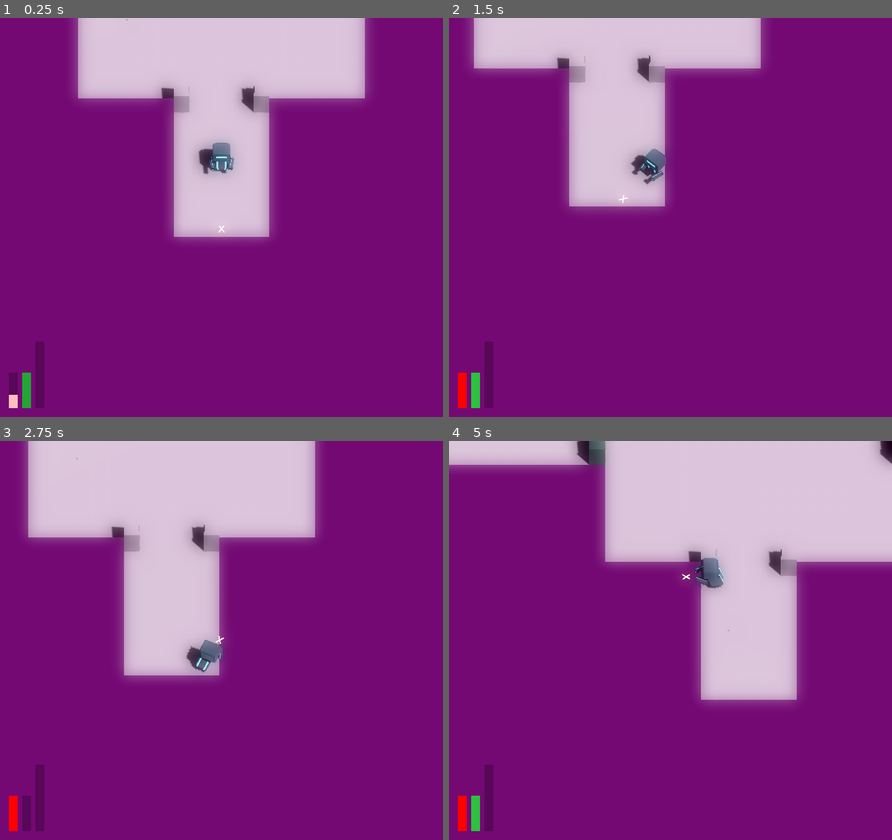
Above: before the commit, frames 1-4 (two rows, left to right).
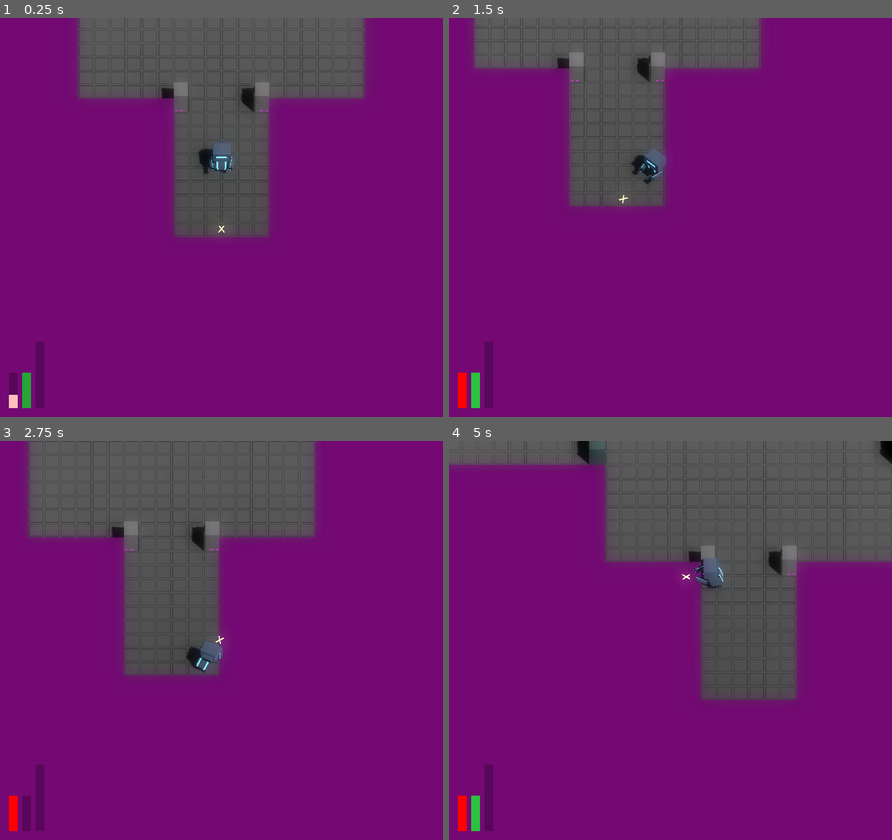
Above: after the commit, the same moments.

Repository: JackEvans24/bullet-absorb
Game: Godot game, scene res://scenes/main.tscn
The game is run twice, just before and just after one commit, with the same random seed, the same clock (stepped at 60 frames per second) and the same inputs.
Inputs (mouse positions are in pixels of both pictures, inside the frame that each line leads up to):
- Up to frame 1 (0.25 s): no input
- Up to frame 2 (1.5 s): move the mouse to (767, 197) at 0.52 s; hold D (move_right) 0.53-1.28 s; hold Ctrl (absorb) 0.53-1.28 s; move the mouse to (581, 237) at 1.27 s; hold S (move_back) from 1.28 s (still down); tap Ctrl (absorb) at 1.35 s
- Up to frame 3 (2.75 s): move the mouse to (265, 552) at 2.02 s; release S (move_back) at 2.03 s; hold D (move_right) from 2.03 s (still down); hold Ctrl (absorb) from 2.03 s (still down); tap Space (dash) at 2.1 s
- Up to frame 4 (5 s): move the mouse to (648, 720) at 2.77 s; release D (move_right) at 2.78 s; release Ctrl (absorb) at 2.78 s; hold W (move_forward) 2.78-3.53 s; click (648, 720) at 2.85 s; tap Ctrl (absorb) at 3.05, 4.35 s; move the mouse to (803, 700) at 3.52 s; hold Ctrl (absorb) 3.53-4.28 s; hold A (move_left) from 3.53 s (still down); move the mouse to (537, 580) at 4.27 s

The runs differ from the first frame. In frame 1, 21% of the frame differs, in the area x 17-83%, y 0-56%; in frame 2, 16%; in frame 3, 24%; in frame 4, 30%, in the area x 0-100%, y 0-66%.

Commit message:
refactor: add single save feature check for easy override

Diff:
--- a/scripts/save/save_game.gd
+++ b/scripts/save/save_game.gd
@@ -7,7 +7,7 @@
 var data := SaveGameData.new()
 
 func save():
-	if not OS.has_feature(GameFeatures.SAVE_SYSTEM):
+	if not has_save_system():
 		return
 
 	var save_file = FileAccess.open(SAVE_FILE_PATH, FileAccess.WRITE)
@@ -15,7 +15,7 @@
 	save_file.store_string(serialised_data)
 
 func load():
-	if not OS.has_feature(GameFeatures.SAVE_SYSTEM):
+	if not has_save_system():
 		overwrite_start_room()
 		return
 
@@ -49,3 +49,6 @@
 
 func set_current_room(room_id: String):
 	data.current_room = room_id
+
+func has_save_system() -> bool:
+	return OS.has_feature(GameFeatures.SAVE_SYSTEM)
